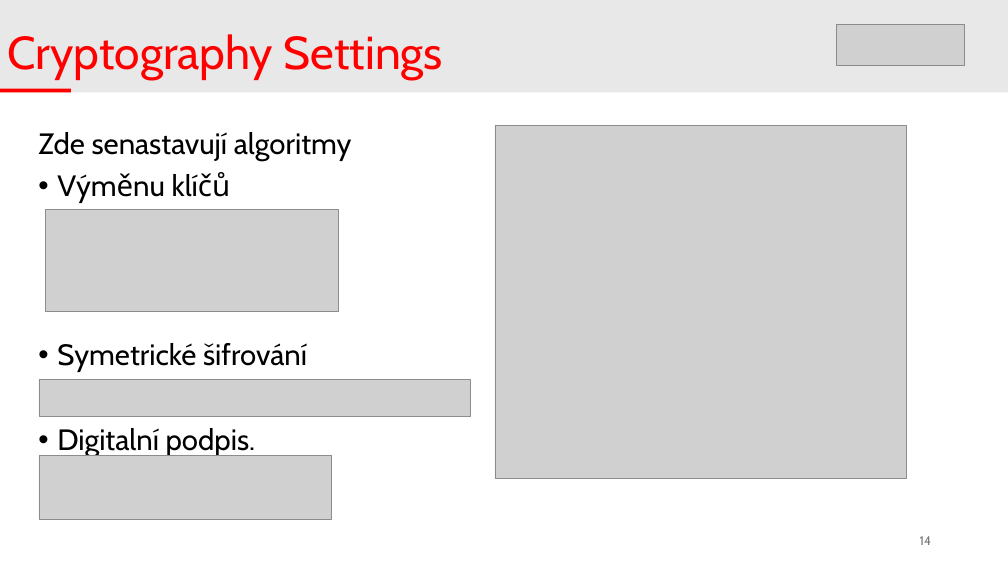
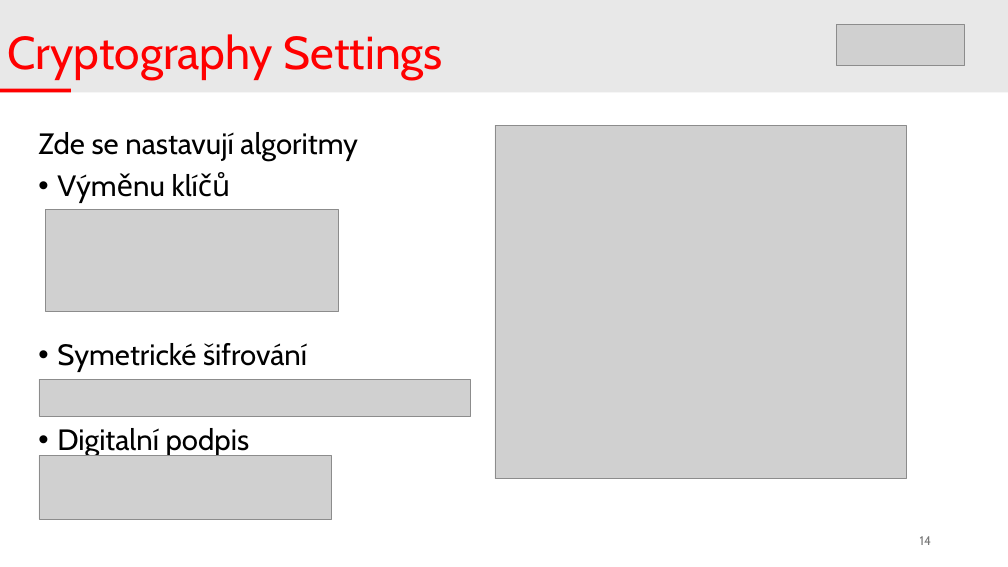
Before and after one commit to DivinityQQ/quantum-resistant-p2p, a slide deck: slide 14 of docs/p2ppost_prezentace (1).pptx. Drawn at 1008x567 pixels with LibreOffice and Linux fonts; fonts in the diff are those of the drawing; grey boxes stand for pictures. Boxes give left, top, right and bottom in pixels: in the first picture for what was removed or moved away, otherwise in the second. Text is boxed around its words. In the diff, an @@ line names an element or a change of style, - is before the commit and + after.

```diff
--- a/docs/p2ppost_prezentace (1).pptx
+++ b/docs/p2ppost_prezentace (1).pptx
@@ text at <box>38,132,358,161</box>: spaces changed @@
-Zde senastavují algoritmy
+Zde se nastavují algoritmy
@@ text at <box>57,428,250,457</box>: text changed @@
-• Digitalní podpis.
+• Digitalní podpis
```
Also in this commit, not shown: 1 other slide changed.
